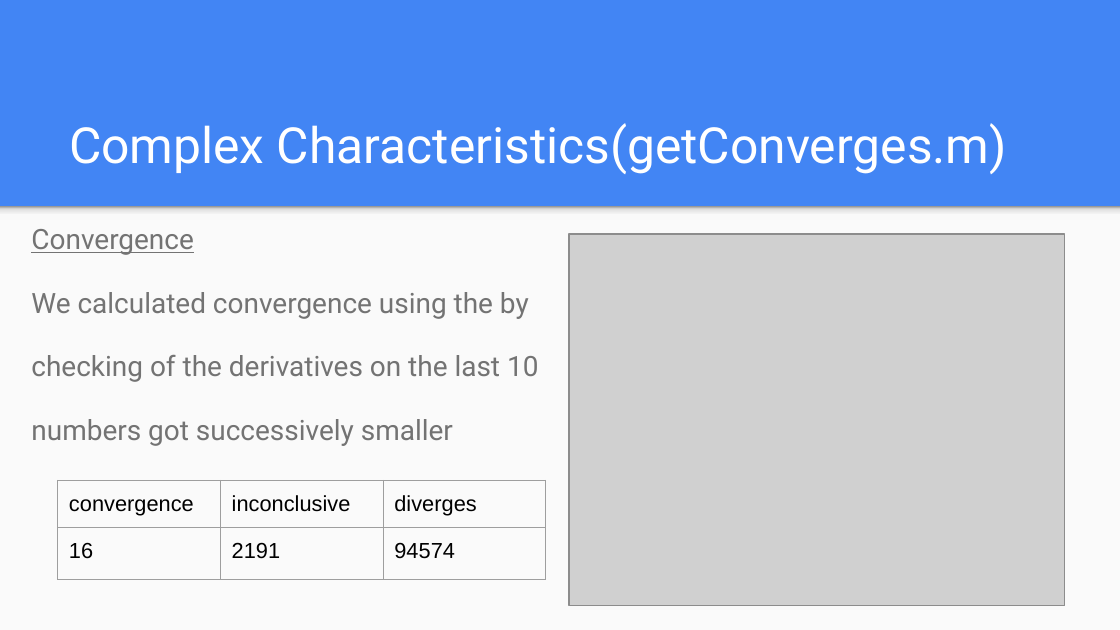
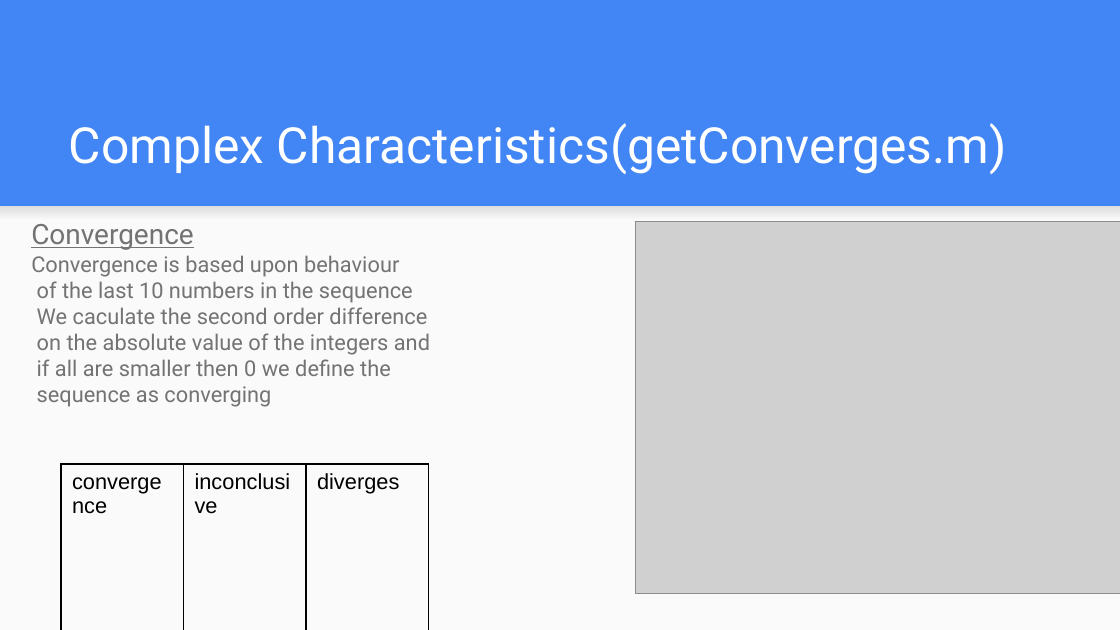
Before and after one commit to orzuk/OEIS, a slide deck: slide 13 of Filtering and summary statistics/filtering+stats.pptx. Drawn at 1120x630 pixels with LibreOffice and Linux fonts; fonts in the diff are those of the drawing; grey boxes stand for pictures. Boxes give left, top, right and bottom in pixels: in the first picture for what was removed or moved away, otherwise in the second. Text is boxed around its words. In the diff, an @@ line names an element or a change of style, - is before the commit and + after.

Commit message:
added explanations to readme,updated pptx,added options to getConverges

```diff
--- a/Filtering and summary statistics/filtering+stats.pptx
+++ b/Filtering and summary statistics/filtering+stats.pptx
@@ rectangle at [0, 206, 1120, 220]: fill gradient #F9F9F9 to #DEDEDE to #999999 to gradient #F9F9F9 to #DEDEDE @@
@@ text at [31, 224, 193, 250]: line spacing 1.15 to 1; less space between paragraphs @@
@@ picture: place and size @@
-picture at [569, 234, 1065, 606]
+picture at [635, 222, 1120, 594]
@@ text at [31, 255, 430, 407]: text changed; size 18 to 14 pt @@
-We calculated convergence using the by
-checking of the derivatives on the last 10
-numbers got successively smaller
+Convergence is based upon behaviour
+of the last 10 numbers in the sequence
+We caculate the second order difference
+on the absolute value of the integers and
+if all are smaller then 0 we define the
+sequence as converging
@@ table at [60, 464, 427, 630] @@
@@ borders changed @@
@@ table: place and size @@
-table at [58, 480, 545, 630]
+table at [60, 464, 427, 630]
```
Also in this commit, not shown: 18 other slides changed, 2 other files.
